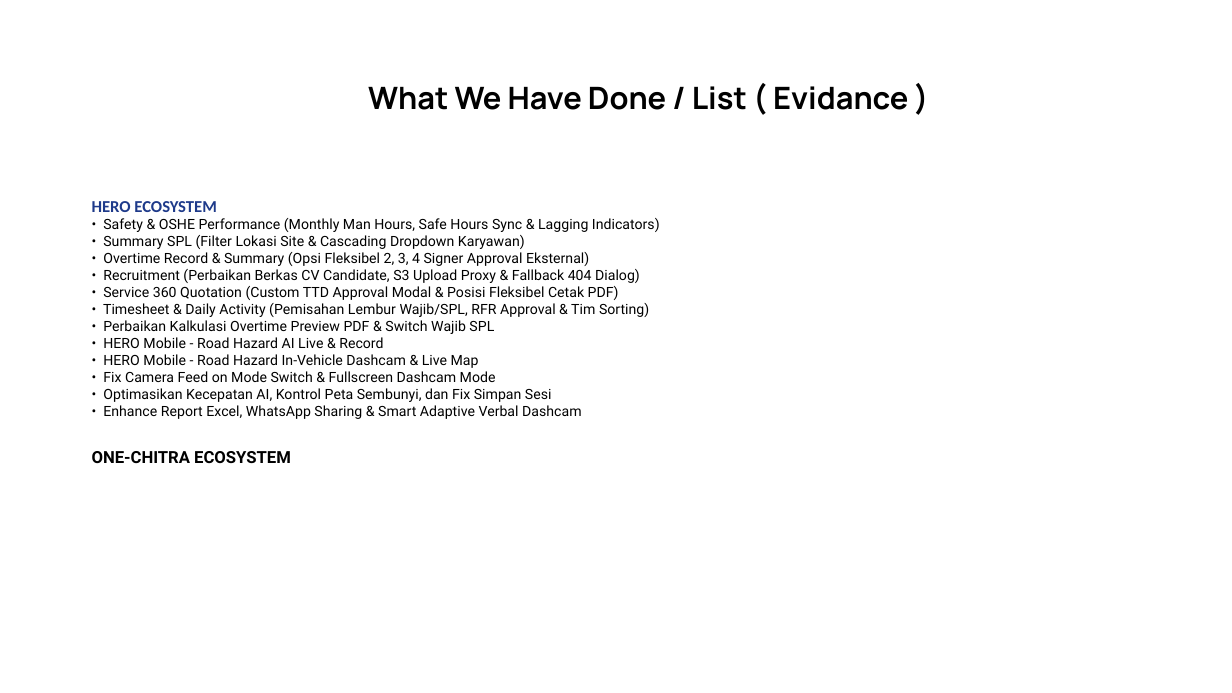
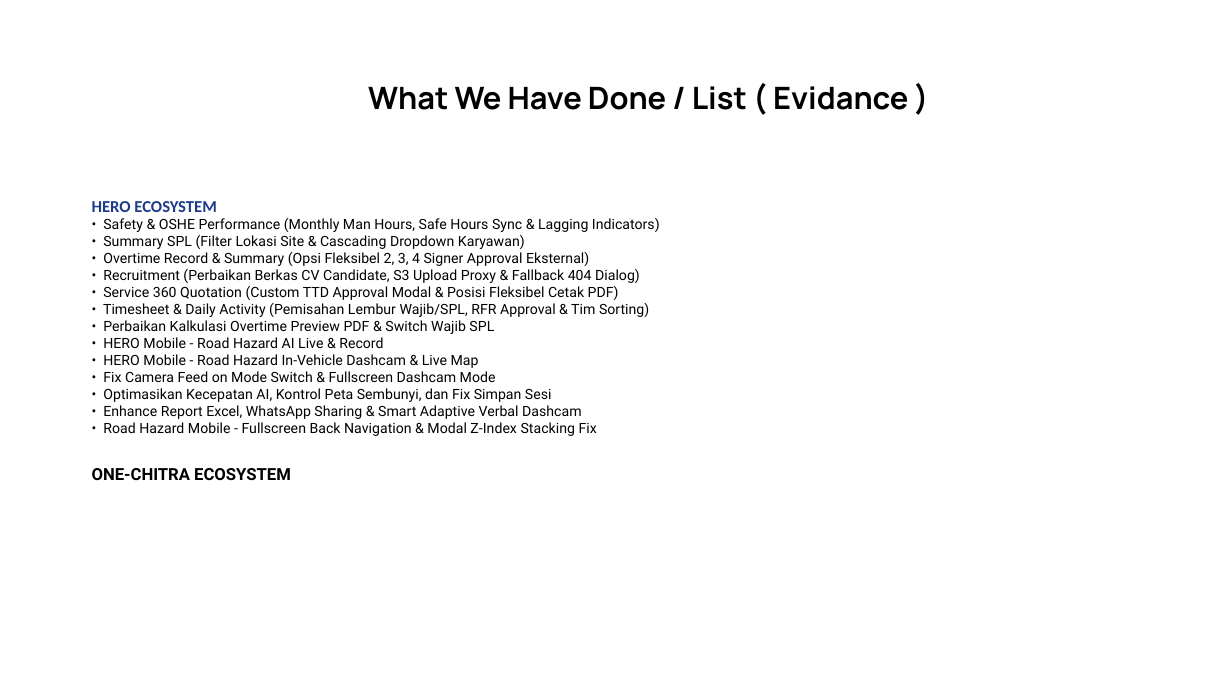
Before and after one commit to Annaskhadafi/hero, a slide deck: slide 4 of Monthly/MONTHLY NOVEMBER 2026 SDS.pptx. Drawn at 1232x693 pixels with LibreOffice and Linux fonts; fonts in the diff are those of the drawing; background and template pictures are left out. Boxes give left, top, right and bottom in pixels: in the first picture for what was removed or moved away, otherwise in the second. Text is boxed around its words. In the diff, an @@ line names an element or a change of style, - is before the commit and + after.

Commit message:
fix(mobile): resolve map overlapping dialogs and add prominent fullscreen back button

```diff
--- a/Monthly/MONTHLY NOVEMBER 2026 SDS.pptx
+++ b/Monthly/MONTHLY NOVEMBER 2026 SDS.pptx
@@ text at (103,422,597,436): paragraph added @@
+• Road Hazard Mobile - Fullscreen Back Navigation & Modal Z-Index Stacking Fix
```
Also in this commit, not shown: 1 slide added, 4 other files.
